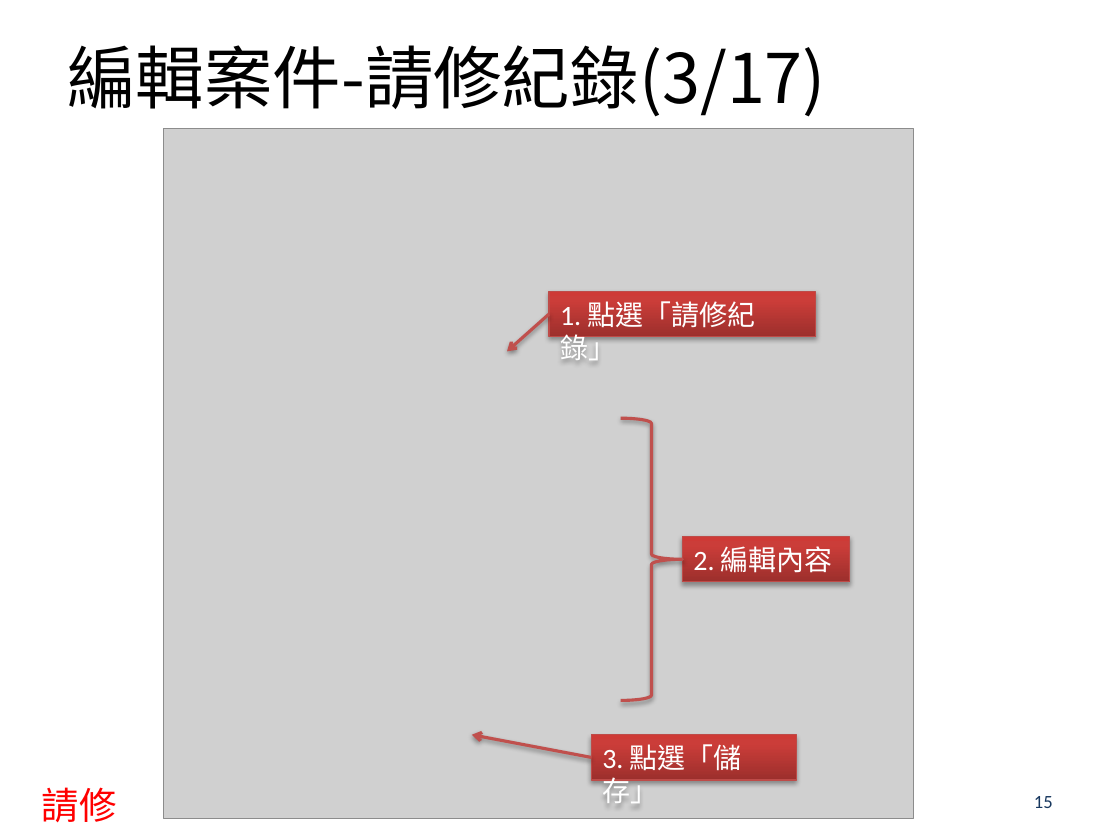
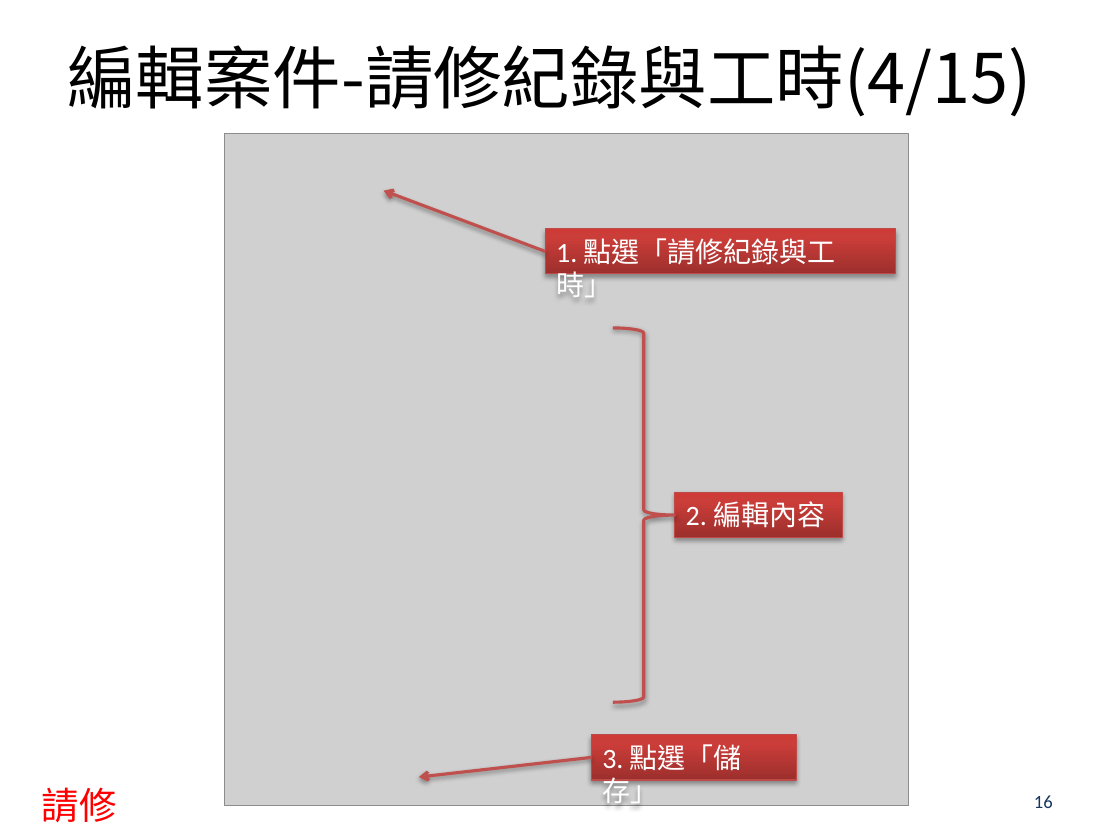
Before and after one commit to airball91327/BMEDSys, a slide deck: slide 16 of EDIS/EDIS/wwwroot/Files/Manual/BMED_EngManual.pptx (slide 15 before the commit). Drawn at 1120x840 pixels with LibreOffice and Linux fonts; fonts in the diff are those of the drawing; grey boxes stand for pictures; background and template pictures are left out. Boxes give left, top, right and bottom in pixels: in the first picture for what was removed or moved away, otherwise in the second. Text is boxed around its words. In the diff, an @@ line names an element or a change of style, - is before the commit and + after.

```diff
--- a/EDIS/EDIS/wwwroot/Files/Manual/BMED_EngManual.pptx
+++ b/EDIS/EDIS/wwwroot/Files/Manual/BMED_EngManual.pptx
@@ title at [67,45,1031,117]: text changed @@
-編輯案件-請修紀錄(3/17)
+編輯案件-請修紀錄與工時(4/15)
@@ picture: place and size @@
-picture at [164,129,914,819]
+picture at [225,133,908,805]
@@ arrow moved from (549, 315) - (507, 352) to (545, 251) - (384, 190) @@
@@ rectangle "1. 點選「請修紀錄與工時」": place and size @@
-rectangle "1. 點選「請修紀錄與工時」" at [549,291,815,336]
+rectangle "1. 點選「請修紀錄與工時」" at [545,228,896,273]
@@ text in rectangle at [556,238,836,297]: text changed @@
-1. 點選「請修紀錄」
+1. 點選「請修紀錄與工時」
@@ right brace: place and size @@
-right brace at [620,418,682,700]
+right brace at [613,328,674,702]
@@ rectangle "2. 編輯內容": place and size @@
-rectangle "2. 編輯內容" at [682,536,850,581]
+rectangle "2. 編輯內容" at [674,493,842,538]
@@ arrow moved from (591, 757) - (472, 735) to (591, 757) - (419, 777) @@
@@ page number at [1034,795,1053,808]: text changed @@
-15
+16
```
Also in this commit, not shown: 31 other slides changed, 4 slides added, 7 slides removed, 7 other files.
